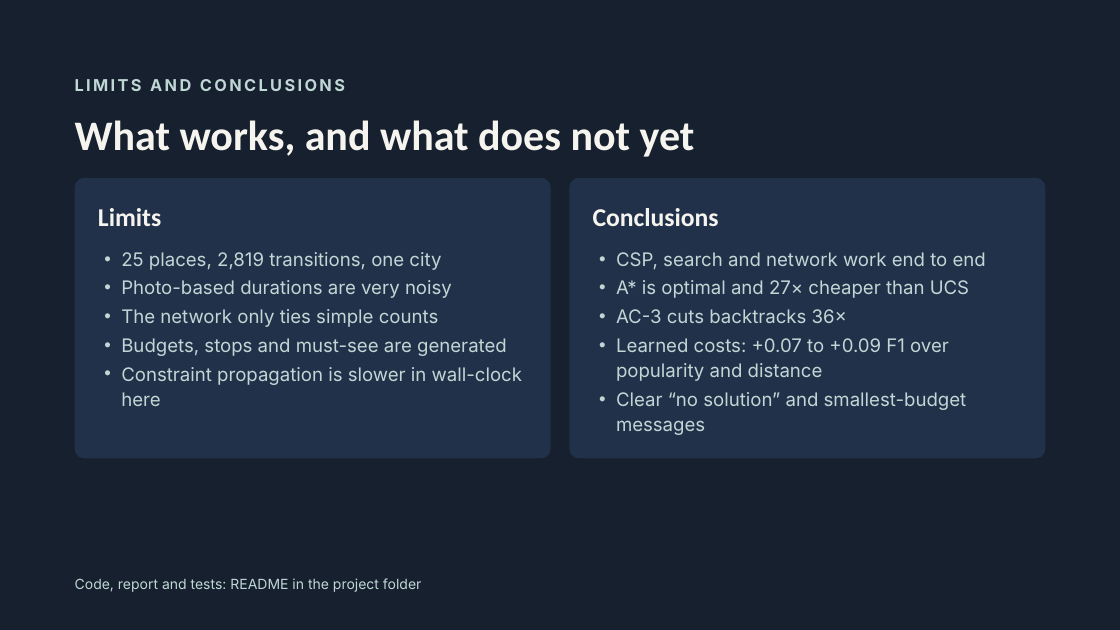
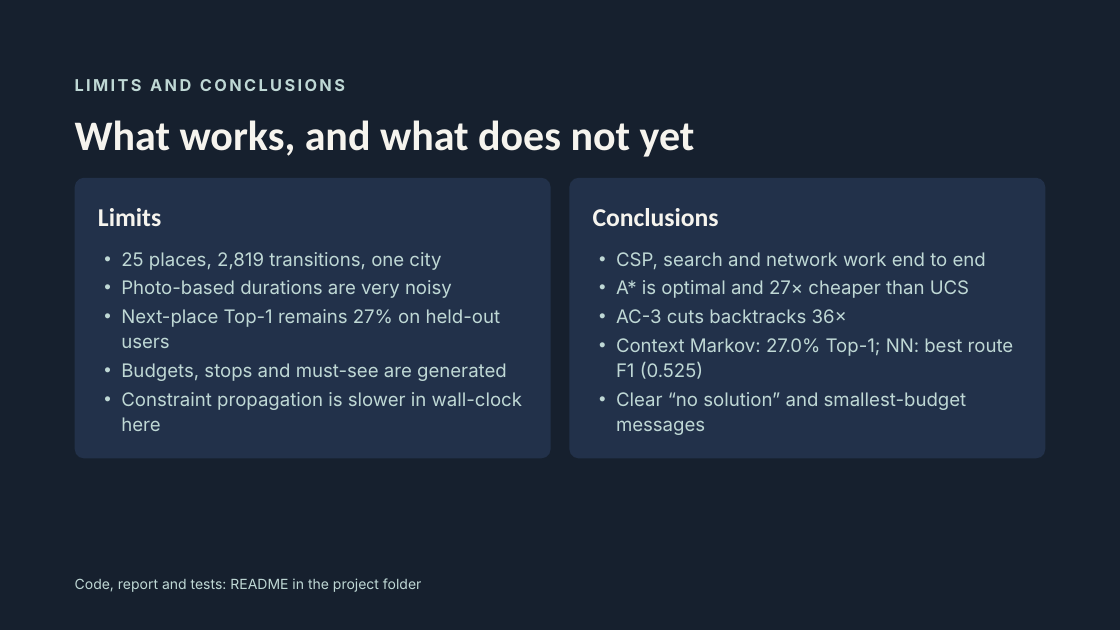
Before and after one commit to salmashamss21/Neuro_Symbolic_Tour_Planner, a slide deck: slide 12 of docs/P6 Plausible Tour Itineraries.pptx. Drawn at 1120x630 pixels with LibreOffice and Linux fonts; fonts in the diff are those of the drawing. Boxes give left, top, right and bottom in pixels: in the first picture for what was removed or moved away, otherwise in the second. Text is boxed around its words. In the diff, an @@ line names an element or a change of style, - is before the commit and + after.

```diff
--- a/docs/P6 Plausible Tour Itineraries.pptx
+++ b/docs/P6 Plausible Tour Itineraries.pptx
@@ text at [121,309,501,348]: text changed @@
-• The network only ties simple counts
+• Next-place Top-1 remains 27% on held-out users
@@ text at [616,338,1014,379]: text changed @@
-• Learned costs: +0.07 to +0.09 F1 over popularity and distance
+• Context Markov: 27.0% Top-1; NN: best route F1 (0.525)
```
Also in this commit, not shown: 4 other slides changed, 25 other files.
